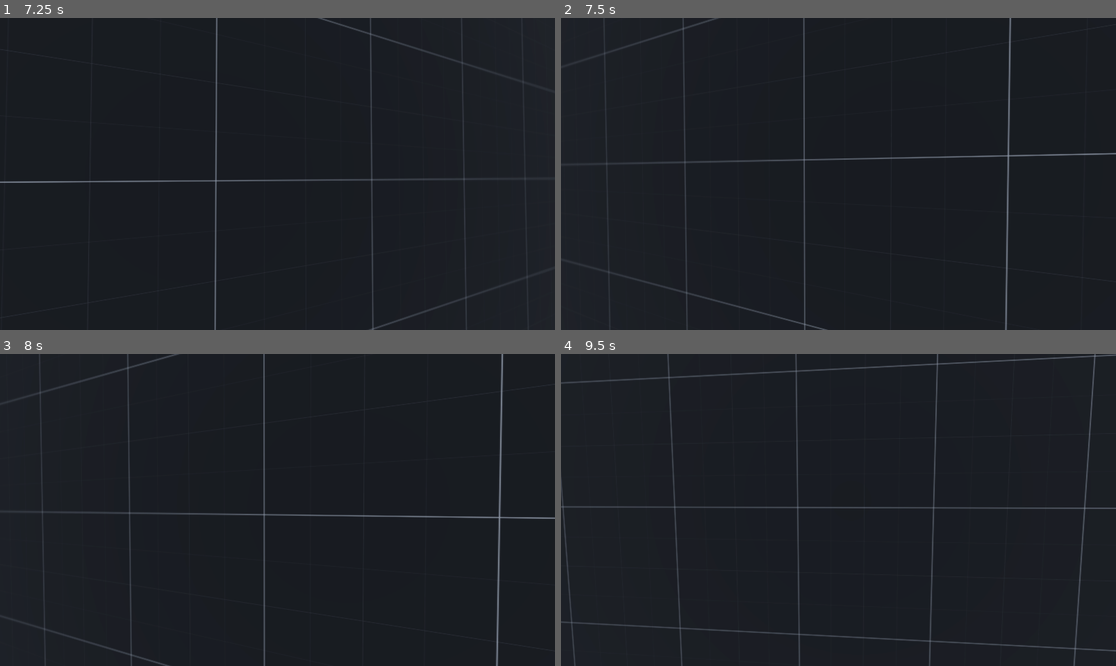
Above: before the commit, frames 1-4 (two rows, left to right).
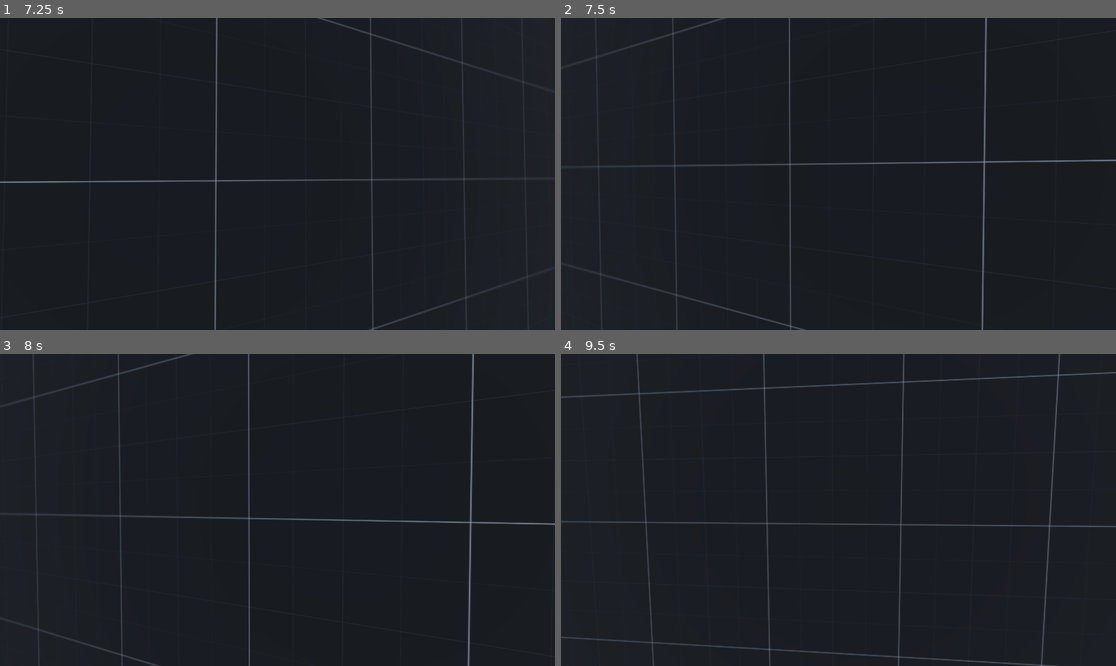
Above: after the commit, the same moments.

Repository: MagicBattle/Graveyard-Shift
Game: Godot game, scene res://scenes/main.tscn
Two runs of this game, one before a commit and one after it. Both use one fixed random seed, a clock stepped at 60 frames per second and the inputs below.
Inputs (mouse positions are in pixels of both pictures, inside the frame that each line leads up to):
- Up to frame 1 (7.25 s): move the mouse to (305, 174) at 0.52 s; hold Shift (sprint) 0.53-1.28 s; hold W (forward) 0.53-5.78 s; tap Space (jump) at 0.77, 1.52, 3.02, 3.77, 4.52, 6.02, 6.77 s; move the mouse to (249, 174) at 1.27 s; tap Shift (sprint) every 1.5 s from 1.35 to 5.85 s; move the mouse to (288, 167) at 2.02 s; hold Shift (sprint) 2.03-2.78 s; move the mouse to (271, 180) at 2.77 s; move the mouse to (316, 177) at 3.52 s; hold Shift (sprint) 3.53-4.28 s; move the mouse to (233, 170) at 4.27 s; move the mouse to (283, 174) at 5.02 s; hold Shift (sprint) 5.03-5.78 s; move the mouse to (255, 167) at 5.77 s; hold D (right) 5.78-6.53 s; move the mouse to (305, 174) at 6.52 s; hold W (forward) from 6.53 s (still down); hold Shift (sprint) from 6.53 s (still down)
- Up to frame 2 (7.5 s): keep holding W (forward); move the mouse to (810, 174) at 7.27 s; release Shift (sprint) at 7.28 s; tap Shift (sprint) at 7.35 s
- Up to frame 3 (8 s): keep holding W (forward); tap Space (jump) at 7.52 s
- Up to frame 4 (9.5 s): move the mouse to (849, 503) at 8.02 s; hold Shift (sprint) 8.03-8.78 s; move the mouse to (832, 516) at 8.77 s; release W (forward) at 8.78 s; hold A (left) from 8.78 s (still down); tap Shift (sprint) at 8.85 s; tap Space (jump) at 9.02 s

Frame 1 is identical in both runs. In frame 2, 2.9% of the frame differs, in the area x 6-100%, y 0-100%; in frame 3, 3.2%; in frame 4, 4.1%, in the area x 0-100%, y 0-100%.

Commit message:
Implement stamina system for sprinting
Added stamina management for sprinting, including recharge and deletion rates.

Diff:
--- a/-graveyard-shift/scenes/player.gd
+++ b/-graveyard-shift/scenes/player.gd
@@ -1,11 +1,21 @@
 extends CharacterBody3D
 
+@export var stamina_max : int = 20
+@export var stamina_recharge : int = 1
+@export var stamina_deletion_rate : int = 5
+@export var stamina_rechrage_timer : int = 2
+
+
+var stamina_current_level : float
+var timer : float
+var resting : bool
 
 var speed
 const WALK_SPEED = 4.0
 const SPRINT_SPEED = 6.0
 const JUMP_VELOCITY = 4.5
 const SENSITIVITY = 0.005
+
 
 #bob variables
 const BOB_FREQ = 2.0
@@ -25,9 +35,12 @@
 @onready var camera: Camera3D = $CameraPivot/Camera3D
 
 func _ready() -> void:
+	stamina_current_level = stamina_max
 	Input.set_mouse_mode(Input.MOUSE_MODE_CAPTURED)
 	original_camera_y = camera.transform.origin
 	pitch = camera.rotation.x
+
+
 
 func _unhandled_input(event: InputEvent) -> void:
 	if event is InputEventMouseMotion:
@@ -44,11 +57,27 @@
 	if Input.is_action_just_pressed("jump") and is_on_floor():
 		velocity.y = JUMP_VELOCITY
 
-	# Sprint
-	if Input.is_action_pressed("sprint"):
-		speed = SPRINT_SPEED
+	#Stamina And Sprinting
+	if resting and timer >= stamina_rechrage_timer and stamina_current_level < stamina_max:
+		stamina_current_level += stamina_recharge * delta
+
+
+	if not Input.is_action_pressed("sprint"):
+		resting = true
+		speed = WALK_SPEED
+
+
+	if (stamina_current_level - stamina_deletion_rate * delta) > 0:
+		if Input.is_action_pressed("sprint"):
+			timer = 0
+			resting = false
+			speed = SPRINT_SPEED
+			stamina_current_level -= stamina_deletion_rate * delta
 	else:
 		speed = WALK_SPEED
+		timer += delta
+		resting = true
+
 
 	# Movement
 	var input_dir := Input.get_vector("left", "right", "forward", "back")
